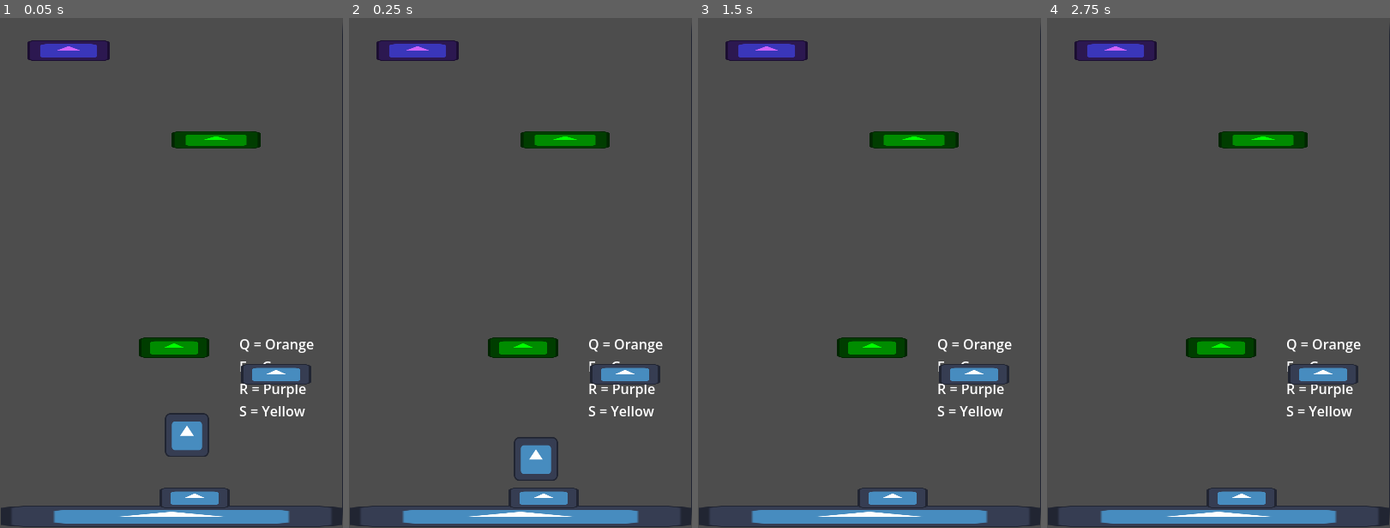
Above: before the commit, frames 1-4 (left to right).
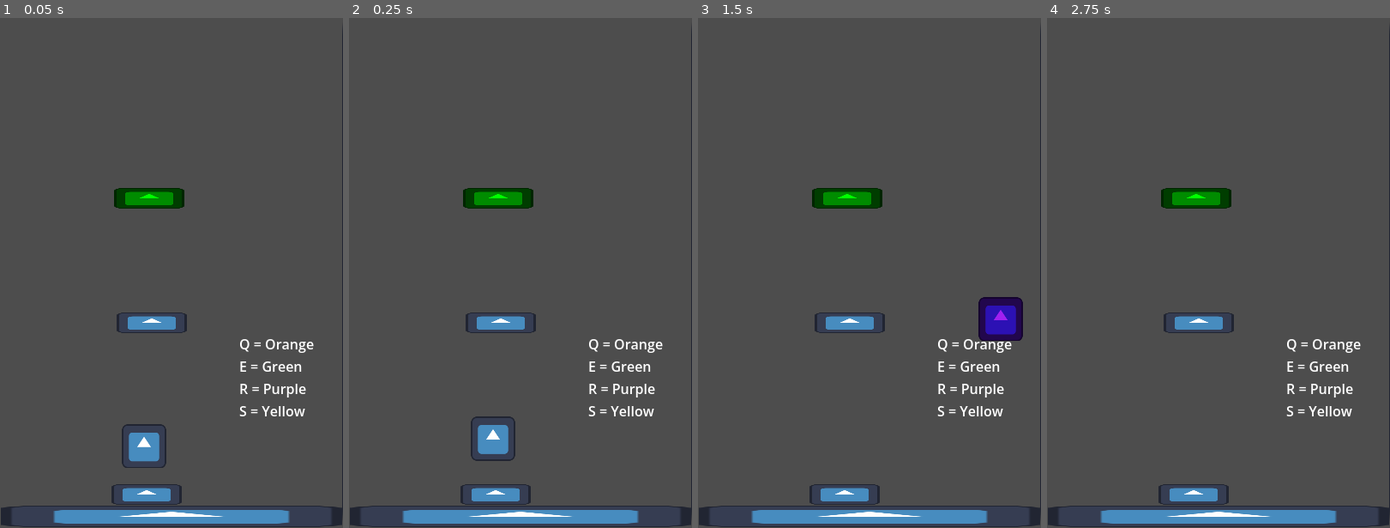
Above: after the commit, the same moments.

Repository: Abbby1007/Melanotaenia-4.0
Game: Godot game, scene res://Levels/tutorial.tscn
Two runs of this game, one before a commit and one after it. Both use one fixed random seed, a clock stepped at 60 frames per second and the inputs below. The engine's default icon, where the game draws it, is replaced by a stand-in: a white triangle on a blue panel in a dark square.
Inputs (mouse positions are in pixels of both pictures, inside the frame that each line leads up to):
- Up to frame 1 (0.05 s): no input
- Up to frame 2 (0.25 s): no input
- Up to frame 3 (1.5 s): tap Enter at 0.5 s; move the mouse to (944, 237) at 0.52 s; hold Right (move_right) from 0.53 s (still down); tap E (green) at 0.6 s; click (944, 237) at 0.67 s; tap Space (Jump) at 0.77 s; tap R (purple) at 0.8, 1.35 s; move the mouse to (800, 288) at 1.27 s
- Up to frame 4 (2.75 s): tap Space (Jump) at 1.52, 2 s; tap E (green) at 1.55, 2.1 s; move the mouse to (1252, 145) at 2.02 s; release Right (move_right) at 2.03 s; hold Left (move_left) from 2.03 s (still down); tap R (purple) at 2.3 s

The runs differ from the first frame. In frame 1, 6.7% of the frame differs, in the area x 8-91%, y 4-97%; in frame 2, 6.8%; in frame 3, 6.6%; in frame 4, 5.5%.

Commit message:
update the main level

Diff:
--- a/Levels/tutorial.tscn
+++ b/Levels/tutorial.tscn
@@ -3,8 +3,6 @@
 [ext_resource type="Script" uid="uid://cisx6rq34kqnl" path="res://Levels/tutorial.gd" id="1_hga2d"]
 [ext_resource type="Texture2D" uid="uid://dumxe23c2jswg" path="res://icon.svg" id="2_0xeif"]
 [ext_resource type="PackedScene" uid="uid://c3x33skglstrp" path="res://Player.tscn" id="2_lalqu"]
-[ext_resource type="PackedScene" uid="uid://ckwaptfe87p27" path="res://greenKillPlatform.tscn" id="4_gdvy0"]
-[ext_resource type="PackedScene" uid="uid://carl4lwfengce" path="res://purpleKillPlatform.tscn" id="4_hga2d"]
 [ext_resource type="PackedScene" uid="uid://b8bwxtr758ee4" path="res://kill_platform.tscn" id="6_mscth"]
 
 [sub_resource type="RectangleShape2D" id="RectangleShape2D_gdvy0"]
@@ -66,26 +64,18 @@
 R = Purple
 S = Yellow"
 
-[node name="greenKillPlatform" parent="." unique_id=201136178 instance=ExtResource("4_gdvy0")]
-position = Vector2(252, 168)
-scale = Vector2(0.5600012, 0.43999755)
-
-[node name="purpleKillPlatform" parent="." unique_id=1344698972 instance=ExtResource("4_hga2d")]
-position = Vector2(80, 63.999992)
-scale = Vector2(0.5234199, 0.52853525)
-
 [node name="Player" parent="." unique_id=1764254399 instance=ExtResource("2_lalqu")]
-position = Vector2(218, 511)
+position = Vector2(168, 524)
 
 [node name="killPlatform" parent="." unique_id=1305971858 instance=ExtResource("6_mscth")]
-position = Vector2(227, 585)
+position = Vector2(171.00002, 581)
 scale = Vector2(0.44000125, 0.5200006)
 
 [node name="killPlatform2" parent="." unique_id=1619791995 instance=ExtResource("6_mscth")]
-position = Vector2(322, 441)
+position = Vector2(177, 381.00003)
 scale = Vector2(0.44000125, 0.5200006)
 
 [node name="killPlatform3" parent="." unique_id=1938964448 instance=ExtResource("6_mscth")]
 modulate = Color(0, 1, 0, 1)
-position = Vector2(203, 410.00003)
+position = Vector2(174, 236)
 scale = Vector2(0.44000125, 0.5200006)
--- a/kill_platform.gd
+++ b/kill_platform.gd
@@ -11,13 +11,13 @@
 	pass
 
 
-func _on_area_2d_body_entered(body: Node2D) -> void:
-
-	if body.is_in_group("player"):
-		if $"../Player".modulate != modulate:
-			get_tree().call_deferred("reload_current_scene")
-	#If player is not the same size as the paltform then kill them
-	#if body.name == "Player":
-		#print("TEST")
+#func _on_area_2d_body_entered(body: Node2D) -> void:
+#
+	#if body.is_in_group("player"):
 		#if $"../Player".modulate != modulate:
-			#get_tree().call_deferred("reload_current_scene")
+				#get_tree().call_deferred("reload_current_scene")
+	##If player is not the same size as the paltform then kill them
+	##if body.name == "Player":
+		##print("TEST")
+		##if $"../Player".modulate != modulate:
+			##get_tree().call_deferred("reload_current_scene")
--- a/kill_platform.tscn
+++ b/kill_platform.tscn
@@ -31,5 +31,3 @@
 position = Vector2(0, -0.22003174)
 scale = Vector2(1, 0.16000247)
 shape = SubResource("RectangleShape2D_vansf")
-
-[connection signal="body_entered" from="Area2D" to="." method="_on_area_2d_body_entered"]
